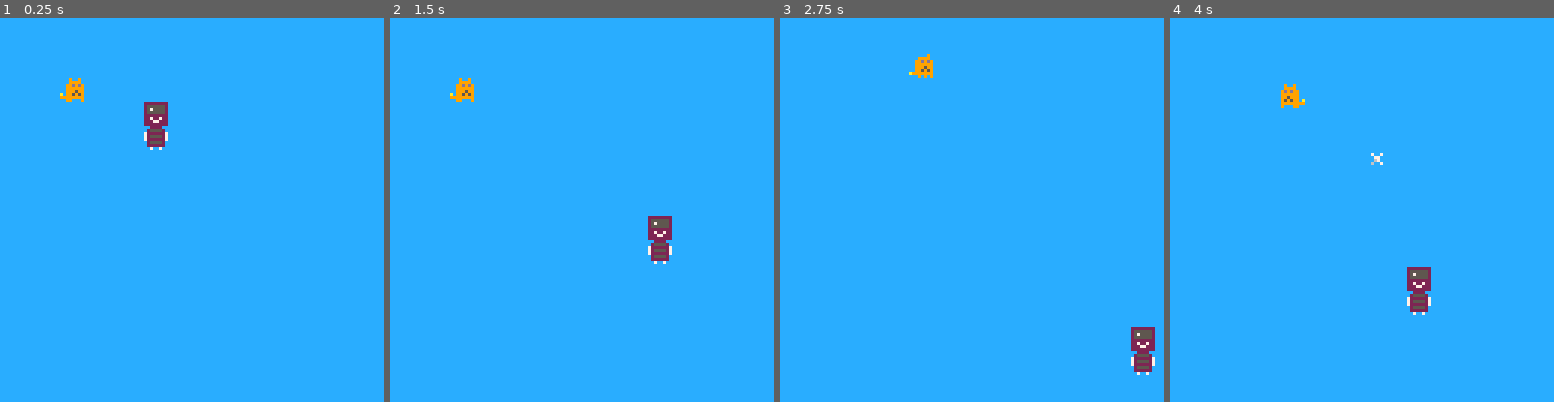
Above: before the commit, frames 1-4 (left to right).
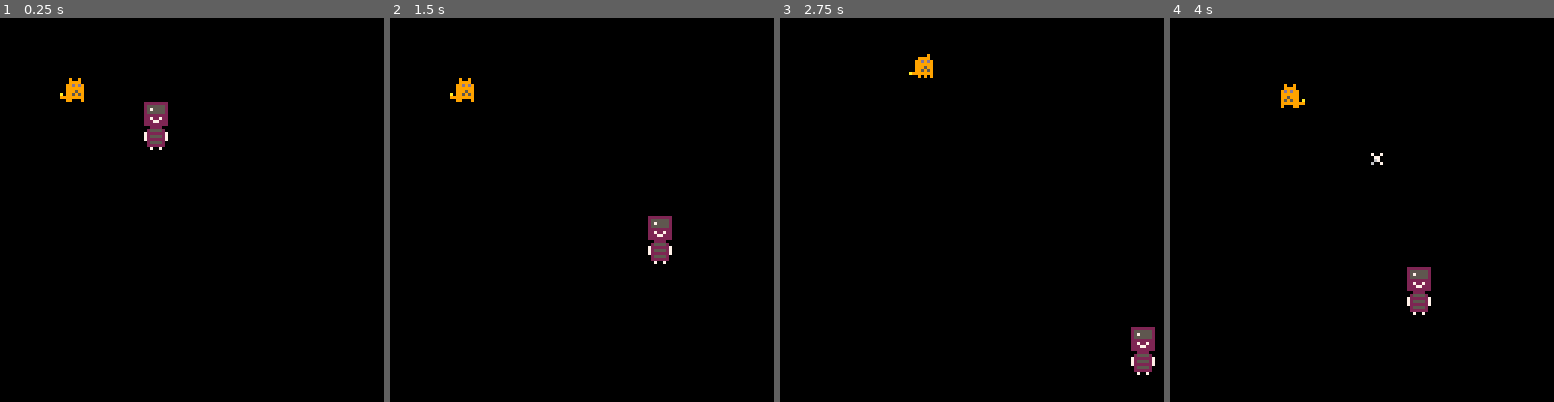
Above: after the commit, the same moments.

Repository: CornflakesOnGit/bonk-thief-horror
Game: PICO-8 cartridge bonk.p8
Two runs of this game, one before a commit and one after it. Both use one fixed random seed, a clock stepped at 60 frames per second and the inputs below.
Inputs:
- Up to frame 1 (0.25 s): no input
- Up to frame 2 (1.5 s): no input
- Up to frame 3 (2.75 s): hold Right 1.6-2.1 s; hold Up 2.15-2.42 s; hold Right from 2.47 s (still down)
- Up to frame 4 (4 s): release Right at 3.03 s; hold Left 3.08-3.58 s; hold Down 3.63-3.97 s

The runs differ from the first frame. In frame 1, 99% of the frame differs, in the area x 0-100%, y 0-100%; in frame 2, 99%; in frame 3, 99%; in frame 4, 99%.

Commit message:
collision function (...), bones animation now, map
when collision function is called crashes game. it's not called in this version yet

Diff:
--- a/bonk.p8
+++ b/bonk.p8
@@ -57,3 +57,52 @@
 
 
 
+…(14 lines of a section not shown)…
+__map__
+7070707070707070707070707070454600000000000000000000000000000000000000000000000000000000000000000000000000000000000000000000000000000000000000000000000000000000000000000000000000000000000000000000000000000000000000000000000000000000000000000000000000000000
+7070707060707070707070707070555600000000000000000000000000000000000000000000000000000000000000000000000000000000000000000000000000000000000000000000000000000000000000000000000000000000000000000000000000000000000000000000000000000000000000000000000000000000
+7044707070707070704470707070767700000000000000000000000000000000000000000000000000000000000000000000000000000000000000000000000000000000000000000000000000000000000000000000000000000000000000000000000000000000000000000000000000000000000000000000000000000000
+7070707040707070507070707070767700000000000000000000000000000000000000000000000000000000000000000000000000000000000000000000000000000000000000000000000000000000000000000000000000000000000000000000000000000000000000000000000000000000000000000000000000000000
+7070707070707070704070707070707000000000000000000000000000000000000000000000000000000000000000000000000000000000000000000000000000000000000000000000000000000000000000000000000000000000000000000000000000000000000000000000000000000000000000000000000000000000
+7053707070704748707043707070707000000000000000000000000000000000000000000000000000000000000000000000000000000000000000000000000000000000000000000000000000000000000000000000000000000000000000000000000000000000000000000000000000000000000000000000000000000000
+7070707070545758707070707070707000000000000000000000000000000000000000000000000000000000000000000000000000000000000000000000000000000000000000000000000000000000000000000000000000000000000000000000000000000000000000000000000000000000000000000000000000000000
+7070707070707070707070707070707000000000000000000000000000000000000000000000000000000000000000000000000000000000000000000000000000000000000000000000000000000000000000000000000000000000000000000000000000000000000000000000000000000000000000000000000000000000
+7070707070707070617070707070707000000000000000000000000000000000000000000000000000000000000000000000000000000000000000000000000000000000000000000000000000000000000000000000000000000000000000000000000000000000000000000000000000000000000000000000000000000000
+7043707070707070707070707070447000000000000000000000000000000000000000000000000000000000000000000000000000000000000000000000000000000000000000000000000000000000000000000000000000000000000000000000000000000000000000000000000000000000000000000000000000000000
+7070704470707070707070707070707000000000000000000000000000000000000000000000000000000000000000000000000000000000000000000000000000000000000000000000000000000000000000000000000000000000000000000000000000000000000000000000000000000000000000000000000000000000
+7070707070707070707070707070707000000000000000000000000000000000000000000000000000000000000000000000000000000000000000000000000000000000000000000000000000000000000000000000000000000000000000000000000000000000000000000000000000000000000000000000000000000000
+7070707070707043707044707050707000000000000000000000000000000000000000000000000000000000000000000000000000000000000000000000000000000000000000000000000000000000000000000000000000000000000000000000000000000000000000000000000000000000000000000000000000000000
+7070507070707070707070707070707000000000000000000000000000000000000000000000000000000000000000000000000000000000000000000000000000000000000000000000000000000000000000000000000000000000000000000000000000000000000000000000000000000000000000000000000000000000
+7070707070707070707070707070707000000000000000000000000000000000000000000000000000000000000000000000000000000000000000000000000000000000000000000000000000000000000000000000000000000000000000000000000000000000000000000000000000000000000000000000000000000000
+7070707070707070707070707070707000000000000000000000000000000000000000000000000000000000000000000000000000000000000000000000000000000000000000000000000000000000000000000000000000000000000000000000000000000000000000000000000000000000000000000000000000000000
+…(18 lines of a section not shown)…
--- a/bonk_code.lua
+++ b/bonk_code.lua
@@ -4,11 +4,19 @@
 end
 
 
--- Helper functions {#0f0}
--- Function to calculate distance between two points
-function distanceSquared(x1, y1, x2, y2)
-    return (x2 - x1)^2 + (y2 - y1)^2
-end
+-- Helper functions {#f00}
+-- Calculate distance between two points
+    function distanceSquared(x1, y1, x2, y2)
+        return (x2 - x1)^2 + (y2 - y1)^2
+    end
+-- Checking for collision
+function collides(obj1, obj2)
+    return obj1.x < obj2.x + obj2.width and
+           obj1.x + obj1.width > obj2.x and
+           obj1.y < obj2.y + obj2.height and
+           obj1.y + obj1.height > obj2.y
+end
+
 
 
 -->8
@@ -203,8 +211,6 @@
 
 -- Handle other game logic, interactions, etc. HERE
 
-
--- end of _update function {f00,1}
 end
 
 -->8
@@ -212,7 +218,23 @@
 
 -- Draw function {#f00}
 function _draw()
-    cls(12)
+
+-- here's another color {#0f0}
+
+-- Screen background color
+    cls(0)
+
+
+
+
+-- Draw Bones with animation frames {#fff}
+for i = 1, #bones do
+    if bones[i] and bones[i].active then
+        spr(bones[i].sprites[bones[i].currentFrame], bones[i].x, bones[i].y)
+    end
+end
+
+
 
 -- Draw Bonk {#c81}
     drawBonk()
@@ -220,11 +242,5 @@
 -- Draw Thief {#c0c}
     drawThief()
 
--- Draw Bones with animation frames {#fff}
-    for i = 1, #bones do
-        if bones[i] and bones[i].active then
-            spr(bones[i].sprites[bones[i].currentFrame], bones[i].x, bones[i].y)
-        end
-    end
-
-end
+
+end
Not shown, removed: asdf.txt
Not shown, changed: 40 lines of the sprite sheet (__gfx__) section of bonk.p8
Not shown, changed: the music (__music__) section of bonk.p8
Not shown, changed: the sound effects (__sfx__) section of bonk.p8
